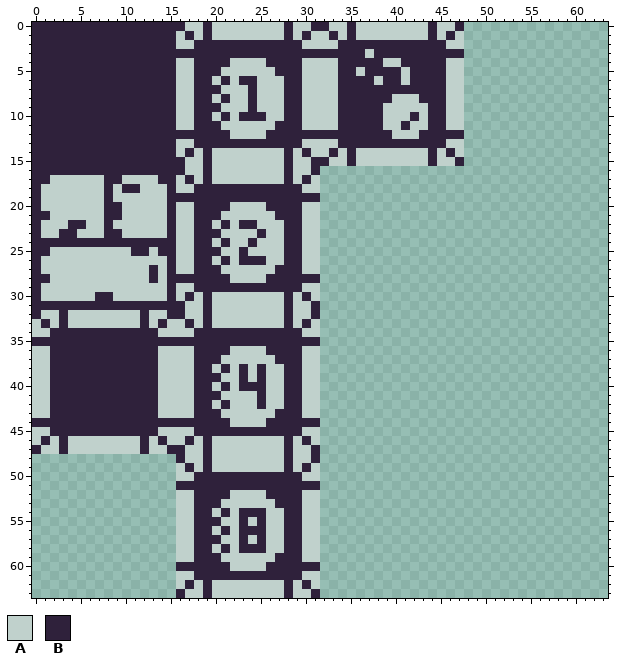
Pixel-art sprite -- assets/tileset.png. Above: the version before the commit.
The file is 64x64 pixels.
Palette (. is transparent): A #c0d1cc  B #2f213b
Pixels before (only the part around the change), first column x 0:
 0 BBBBBBBBBBBBBBBBBAABAAAAAAAABAABBAABAAAAAAAABAAB................
 1 BBBBBBBBBBBBBBBBABABAAAAAAAABABAABABAAAAAAAABABA................
 2 BBBBBBBBBBBBBBBBAABBBBBBBBBBBBAAAABBBBBBBBBBBBAA................
 3 BBBBBBBBBBBBBBBBBBBBBBBBBBBBBBBBBBBBBABBBBBBBBBB................
 4 BBBBBBBBBBBBBBBBAABBBBAAAABBBBAAAABBBBBAABBBBBAA................
 5 BBBBBBBBBBBBBBBBAABBBAAAAAABBBAAAABBABBBBABBBBAA................
 6 BBBBBBBBBBBBBBBBAABBABABBAAABBAAAABBBBABBABBBBAA................
 7 BBBBBBBBBBBBBBBBAABBBAAABAAABBAAAABBBBBBBBBBBBAA................
 8 BBBBBBBBBBBBBBBBAABBABAABAAABBAAAABBBBBBAAABBBAA................
 9 BBBBBBBBBBBBBBBBAABBBAAABAAABBAAAABBBBBAAAAABBAA................
10 BBBBBBBBBBBBBBBBAABBABABBBAABBAAAABBBBBAAABABBAA................
11 BBBBBBBBBBBBBBBBAABBBAAAAAABBBAAAABBBBBAABAABBAA................
12 BBBBBBBBBBBBBBBBBBBBBBAAAABBBBBBBBBBBBBBAAABBBBB................
13 BBBBBBBBBBBBBBBBAABBBBBBBBBBBBAAAABBBBBBBBBBBBAA................
14 BBBBBBBBBBBBBBBBABABAAAAAAAABABAABABAAAAAAAABABA................
15 BBBBBBBBBBBBBBBBBAABAAAAAAAABAABBAABAAAAAAAABAAB................
16 BBBBBBBBBBBBBBBBBAABAAAAAAAABAAB................................
17 BBAAAAAABBAAAABBABABAAAAAAAABABA................................
18 BAAAAAAABABBAAABAABBBBBBBBBBBBAA................................
19 BAAAAAAABAAAAAABBBBBBBBBBBBBBBBB................................
20 BAAAAAAABBAAAAABAABBBBAAAABBBBAA................................
21 BBAAAAAABBAAAAABAABBBAAAAAABBBAA................................
22 BAAABBAABAAAAAABAABBABABBAAABBAA................................
23 BAABBAAABBAAAAABAABBBAAAABAABBAA................................
24 BBBBBBBBBBBBBBBBAABBABAABAAABBAA................................
25 BBAAAAAAAAABBABBAABBBAABAAAABBAA................................
26 BAAAAAAAAAAAAAABAABBABABBBAABBAA................................
27 BAAAAAAAAAAAABABAABBBAAAAAABBBAA................................
28 BBAAAAAAAAAAABABBBBBBBAAAABBBBBB................................
29 BAAAAAAAAAAAAAABAABBBBBBBBBBBBAA................................
30 BAAAAAABBAAAAAABABABAAAAAAAABABA................................
31 BBBBBBBBBBBBBBBBBAABAAAAAAAABAAB................................
32 BAABAAAAAAAABAABBAABAAAAAAAABAAB................................
33 ABABAAAAAAAABABAABABAAAAAAAABABA................................
34 AABBBBBBBBBBBBAAAABBBBBBBBBBBBAA................................
35 BBBBBBBBBBBBBBBBBBBBBBBBBBBBBBBB................................
36 AABBBBBBBBBBBBAAAABBBBAAAABBBBAA................................
37 AABBBBBBBBBBBBAAAABBBAAAAAABBBAA................................
38 AABBBBBBBBBBBBAAAABBABABABAABBAA................................
39 AABBBBBBBBBBBBAAAABBBAABABAABBAA................................
40 AABBBBBBBBBBBBAAAABBABABBBAABBAA................................
41 AABBBBBBBBBBBBAAAABBBAAAABAABBAA................................
42 AABBBBBBBBBBBBAAAABBABAAABAABBAA................................
43 AABBBBBBBBBBBBAAAABBBAAAAAABBBAA................................
44 BBBBBBBBBBBBBBBBBBBBBBAAAABBBBBB................................
45 AABBBBBBBBBBBBAAAABBBBBBBBBBBBAA................................
46 ABABAAAAAAAABABAABABAAAAAAAABABA................................
47 BAABAAAAAAAABAABBAABAAAAAAAABAAB................................
48 ................BAABAAAAAAAABAAB................................
49 ................ABABAAAAAAAABABA................................
50 ................AABBBBBBBBBBBBAA................................
51 ................BBBBBBBBBBBBBBBB................................
52 ................AABBBBAAAABBBBAA................................
53 ................AABBBAAAAAABBBAA................................
54 ................AABBABABBBAABBAA................................
55 ................AABBBAABABAABBAA................................
56 ................AABBABABBBAABBAA................................
57 ................AABBBAABABAABBAA................................
58 ................AABBABABBBAABBAA................................
59 ................AABBBAAAAAABBBAA................................
60 ................BBBBBBAAAABBBBBB................................
61 ................AABBBBBBBBBBBBAA................................
62 ................ABABAAAAAAAABABA................................
63 ................BAABAAAAAAAABAAB................................
The same view after the edit:
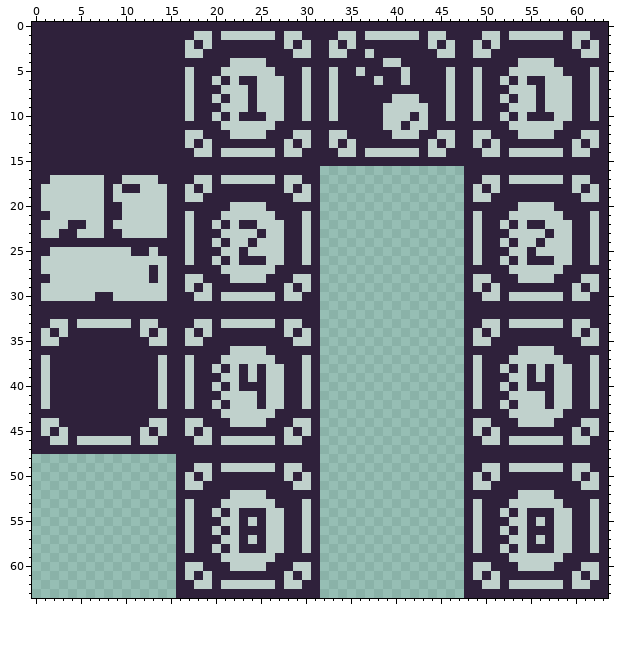
Edits made:
y 0: x 17..18 AA -> BB; x 20..27 AAAAAAAA -> BBBBBBBB; x 29..30 AA -> BB; x 33..34 AA -> BB; x 36..43 AAAAAAAA -> BBBBBBBB; x 45..46 AA -> BB; x 48..63 ................ -> BBBBBBBBBBBBBBBB
y 1: x 16 A -> B; x 19..20 BA -> AB; x 27..28 AB -> BA; x 31..32 AA -> BB; x 35..36 BA -> AB; x 43..44 AB -> BA; x 47..63 A................ -> BBBAABAAAAAABAABB
y 2: x 16 A -> B; x 19 B -> A; x 28 B -> A; x 31..32 AA -> BB; x 35 B -> A; x 44 B -> A; x 47..63 A................ -> BBABABBBBBBBBABAB
y 3: x 17..18 BB -> AA; x 29..30 BB -> AA; x 33..34 BB -> AA; x 45..46 BB -> AA; x 48..63 ................ -> BAABBBBBBBBBBAAB
y 4: x 16..17 AA -> BB; x 30..33 AAAA -> BBBB; x 46..63 AA................ -> BBBBBBBBAAAABBBBBB
y 5: x 16 A -> B; x 31..32 AA -> BB; x 47..63 A................ -> BBABBBAAAAAABBBAB
y 6: x 16 A -> B; x 31..32 AA -> BB; x 47..63 A................ -> BBABBABABBAAABBAB
y 7: x 16 A -> B; x 31..32 AA -> BB; x 47..63 A................ -> BBABBBAAABAAABBAB
y 8: x 16 A -> B; x 31..32 AA -> BB; x 47..63 A................ -> BBABBABAABAAABBAB
y 9: x 16 A -> B; x 31..32 AA -> BB; x 47..63 A................ -> BBABBBAAABAAABBAB
y 10: x 16 A -> B; x 31..32 AA -> BB; x 47..63 A................ -> BBABBABABBBAABBAB
y 11: x 16..17 AA -> BB; x 30..33 AAAA -> BBBB; x 46..63 AA................ -> BBBBBBBAAAAAABBBBB
y 12: x 17..18 BB -> AA; x 29..30 BB -> AA; x 33..34 BB -> AA; x 45..46 BB -> AA; x 48..63 ................ -> BAABBBAAAABBBAAB
y 13: x 16 A -> B; x 19 B -> A; x 28 B -> A; x 31..32 AA -> BB; x 35 B -> A; x 44 B -> A; x 47..63 A................ -> BBABABBBBBBBBABAB
y 14: x 16 A -> B; x 19..20 BA -> AB; x 27..28 AB -> BA; x 31..32 AA -> BB; x 35..36 BA -> AB; x 43..44 AB -> BA; x 47..63 A................ -> BBBAABAAAAAABAABB
y 15: x 17..18 AA -> BB; x 20..27 AAAAAAAA -> BBBBBBBB; x 29..30 AA -> BB; x 33..34 AA -> BB; x 36..43 AAAAAAAA -> BBBBBBBB; x 45..46 AA -> BB; x 48..63 ................ -> BBBBBBBBBBBBBBBB
y 16: x 17..18 AA -> BB; x 20..27 AAAAAAAA -> BBBBBBBB; x 29..30 AA -> BB; x 48..63 ................ -> BBBBBBBBBBBBBBBB
y 17: x 16 A -> B; x 19..20 BA -> AB; x 27..28 AB -> BA; x 31 A -> B; x 48..63 ................ -> BBAABAAAAAABAABB
y 18: x 16 A -> B; x 19 B -> A; x 28 B -> A; x 31 A -> B; x 48..63 ................ -> BABABBBBBBBBABAB
y 19: x 17..18 BB -> AA; x 29..30 BB -> AA; x 48..63 ................ -> BAABBBBBBBBBBAAB
y 20: x 16..17 AA -> BB; x 30..31 AA -> BB; x 48..63 ................ -> BBBBBBAAAABBBBBB
y 21: x 16 A -> B; x 31 A -> B; x 48..63 ................ -> BABBBAAAAAABBBAB
y 22: x 16 A -> B; x 31 A -> B; x 48..63 ................ -> BABBABABBAAABBAB
y 23: x 16 A -> B; x 31 A -> B; x 48..63 ................ -> BABBBAAAABAABBAB
y 24: x 16 A -> B; x 31 A -> B; x 48..63 ................ -> BABBABAABAAABBAB
y 25: x 16 A -> B; x 31 A -> B; x 48..63 ................ -> BABBBAABAAAABBAB
y 26: x 16 A -> B; x 31 A -> B; x 48..63 ................ -> BABBABABBBAABBAB
y 27: x 16..17 AA -> BB; x 30..31 AA -> BB; x 48..63 ................ -> BBBBBAAAAAABBBBB
y 28: x 17..18 BB -> AA; x 29..30 BB -> AA; x 48..63 ................ -> BAABBBAAAABBBAAB
y 29: x 16 A -> B; x 19 B -> A; x 28 B -> A; x 31 A -> B; x 48..63 ................ -> BABABBBBBBBBABAB
y 30: x 16 A -> B; x 19..20 BA -> AB; x 27..28 AB -> BA; x 31 A -> B; x 48..63 ................ -> BBAABAAAAAABAABB
y 31: x 17..18 AA -> BB; x 20..27 AAAAAAAA -> BBBBBBBB; x 29..30 AA -> BB; x 48..63 ................ -> BBBBBBBBBBBBBBBB
y 32: x 1..2 AA -> BB; x 4..11 AAAAAAAA -> BBBBBBBB; x 13..14 AA -> BB; x 17..18 AA -> BB; x 20..27 AAAAAAAA -> BBBBBBBB; x 29..30 AA -> BB; x 48..63 ................ -> BBBBBBBBBBBBBBBB
y 33: x 0 A -> B; x 3..4 BA -> AB; x 11..12 AB -> BA; x 15..16 AA -> BB; x 19..20 BA -> AB; x 27..28 AB -> BA; x 31 A -> B; x 48..63 ................ -> BBAABAAAAAABAABB
y 34: x 0 A -> B; x 3 B -> A; x 12 B -> A; x 15..16 AA -> BB; x 19 B -> A; x 28 B -> A; x 31 A -> B; x 48..63 ................ -> BABABBBBBBBBABAB
y 35: x 1..2 BB -> AA; x 13..14 BB -> AA; x 17..18 BB -> AA; x 29..30 BB -> AA; x 48..63 ................ -> BAABBBBBBBBBBAAB
y 36: x 0..1 AA -> BB; x 14..17 AAAA -> BBBB; x 30..31 AA -> BB; x 48..63 ................ -> BBBBBBAAAABBBBBB
y 37: x 0 A -> B; x 15..16 AA -> BB; x 31 A -> B; x 48..63 ................ -> BABBBAAAAAABBBAB
y 38: x 0 A -> B; x 15..16 AA -> BB; x 31 A -> B; x 48..63 ................ -> BABBABABABAABBAB
y 39: x 0 A -> B; x 15..16 AA -> BB; x 31 A -> B; x 48..63 ................ -> BABBBAABABAABBAB
y 40: x 0 A -> B; x 15..16 AA -> BB; x 31 A -> B; x 48..63 ................ -> BABBABABBBAABBAB
y 41: x 0 A -> B; x 15..16 AA -> BB; x 31 A -> B; x 48..63 ................ -> BABBBAAAABAABBAB
y 42: x 0 A -> B; x 15..16 AA -> BB; x 31 A -> B; x 48..63 ................ -> BABBABAAABAABBAB
y 43: x 0..1 AA -> BB; x 14..17 AAAA -> BBBB; x 30..31 AA -> BB; x 48..63 ................ -> BBBBBAAAAAABBBBB
y 44: x 1..2 BB -> AA; x 13..14 BB -> AA; x 17..18 BB -> AA; x 29..30 BB -> AA; x 48..63 ................ -> BAABBBAAAABBBAAB
y 45: x 0 A -> B; x 3 B -> A; x 12 B -> A; x 15..16 AA -> BB; x 19 B -> A; x 28 B -> A; x 31 A -> B; x 48..63 ................ -> BABABBBBBBBBABAB
y 46: x 0 A -> B; x 3..4 BA -> AB; x 11..12 AB -> BA; x 15..16 AA -> BB; x 19..20 BA -> AB; x 27..28 AB -> BA; x 31 A -> B; x 48..63 ................ -> BBAABAAAAAABAABB
y 47: x 1..2 AA -> BB; x 4..11 AAAAAAAA -> BBBBBBBB; x 13..14 AA -> BB; x 17..18 AA -> BB; x 20..27 AAAAAAAA -> BBBBBBBB; x 29..30 AA -> BB; x 48..63 ................ -> BBBBBBBBBBBBBBBB
y 48: x 17..18 AA -> BB; x 20..27 AAAAAAAA -> BBBBBBBB; x 29..30 AA -> BB; x 48..63 ................ -> BBBBBBBBBBBBBBBB
y 49: x 16 A -> B; x 19..20 BA -> AB; x 27..28 AB -> BA; x 31 A -> B; x 48..63 ................ -> BBAABAAAAAABAABB
y 50: x 16 A -> B; x 19 B -> A; x 28 B -> A; x 31 A -> B; x 48..63 ................ -> BABABBBBBBBBABAB
y 51: x 17..18 BB -> AA; x 29..30 BB -> AA; x 48..63 ................ -> BAABBBBBBBBBBAAB
y 52: x 16..17 AA -> BB; x 30..31 AA -> BB; x 48..63 ................ -> BBBBBBAAAABBBBBB
y 53: x 16 A -> B; x 31 A -> B; x 48..63 ................ -> BABBBAAAAAABBBAB
y 54: x 16 A -> B; x 31 A -> B; x 48..63 ................ -> BABBABABBBAABBAB
y 55: x 16 A -> B; x 31 A -> B; x 48..63 ................ -> BABBBAABABAABBAB
y 56: x 16 A -> B; x 31 A -> B; x 48..63 ................ -> BABBABABBBAABBAB
y 57: x 16 A -> B; x 31 A -> B; x 48..63 ................ -> BABBBAABABAABBAB
y 58: x 16 A -> B; x 31 A -> B; x 48..63 ................ -> BABBABABBBAABBAB
y 59: x 16..17 AA -> BB; x 30..31 AA -> BB; x 48..63 ................ -> BBBBBAAAAAABBBBB
y 60: x 17..18 BB -> AA; x 29..30 BB -> AA; x 48..63 ................ -> BAABBBAAAABBBAAB
y 61: x 16 A -> B; x 19 B -> A; x 28 B -> A; x 31 A -> B; x 48..63 ................ -> BABABBBBBBBBABAB
y 62: x 16 A -> B; x 19..20 BA -> AB; x 27..28 AB -> BA; x 31 A -> B; x 48..63 ................ -> BBAABAAAAAABAABB
y 63: x 17..18 AA -> BB; x 20..27 AAAAAAAA -> BBBBBBBB; x 29..30 AA -> BB; x 48..63 ................ -> BBBBBBBBBBBBBBBB
Boxes around the changes in both pictures, in picture pixels (x1, y1, x2, y2):
changed: (32, 22, 608, 598)
